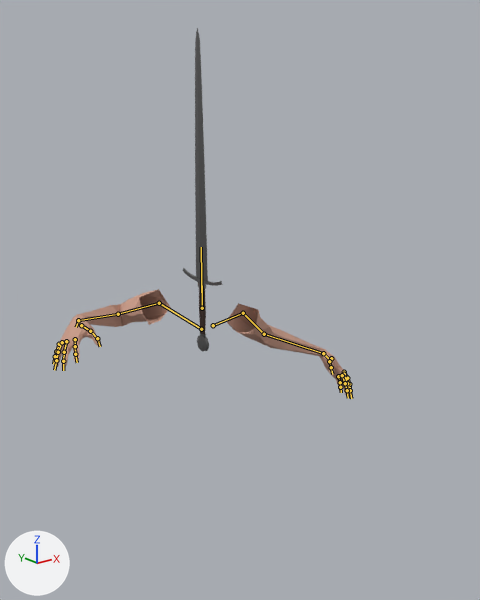
Two versions of the Blender file Soulslike/res/item/kings_sword/kings_sword.blend, one commit apart.
Rendered twice from a camera (50 mm lens) standing at (-1.172, -1.658, 0.661) and looking at (0.036, -0.148, 0.057). Lighting does not change. The marker at lower left points along +X, +Y and +Z. The bones that bend it are drawn over the model as lines.

The first picture shows 'Cylinder', 'Viewmodel'.
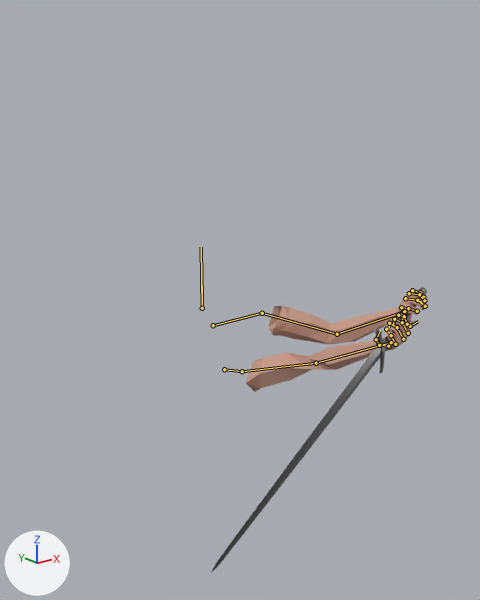
The newer file adds an action. The first version stands in its rest pose; the second is drawn at frame 5 of the action 'parry_impact'.

Changed parts and their boxes [x1, y1, x2, y2] in the pictures (480 x 600 px):
'Viewmodel', posed (40% narrower): before [53, 289, 352, 398]; after [246, 289, 426, 392]
'Cylinder', posed (429% wider, 11% shorter): before [183, 28, 223, 351]; after [211, 287, 427, 573]
bone 'index_01_l', root to tip: before (344, 372) to (347, 378); after (401, 307) to (408, 308)
bone 'index_02_l', root to tip: before (347, 378) to (349, 384); after (408, 308) to (417, 311)
bone 'middle_01_l', root to tip: before (344, 374) to (347, 383); after (405, 298) to (417, 300)
bone 'middle_02_l', root to tip: before (347, 383) to (350, 390); after (417, 300) to (425, 306)
bone 'pinky_01_l', root to tip: before (338, 376) to (340, 382); after (412, 290) to (420, 292)
bone 'ring_01_l', root to tip: before (342, 375) to (345, 383); after (409, 293) to (419, 294)
bone 'ring_02_l', root to tip: before (345, 383) to (347, 390); after (419, 294) to (424, 300)
bone 'thumb_01_l', root to tip: before (331, 358) to (329, 361); after (401, 315) to (403, 323)
bone 'thumb_02_l', root to tip: before (329, 361) to (331, 367); after (403, 323) to (410, 326)
bone 'clavicle_r', root to tip: before (201, 329) to (159, 303); after (224, 369) to (242, 371)
bone 'upperarm_r', root to tip: before (159, 303) to (118, 314); after (242, 371) to (316, 363)
bone 'lowerarm_r', root to tip: before (118, 314) to (78, 320); after (316, 363) to (391, 342)
bone 'index_01_r', root to tip: before (75, 339) to (75, 346); after (395, 344) to (391, 335)
bone 'middle_01_r', root to tip: before (66, 341) to (64, 352); after (403, 339) to (397, 327)
bone 'pinky_01_r', root to tip: before (59, 344) to (56, 351); after (407, 324) to (404, 316)
bone 'pinky_02_r', root to tip: before (56, 351) to (55, 356); after (404, 316) to (398, 315)
bone 'ring_01_r', root to tip: before (62, 342) to (58, 352); after (408, 333) to (402, 322)
bone 'ring_02_r', root to tip: before (58, 352) to (56, 360); after (402, 322) to (394, 319)
bone 'ring_03_r', root to tip: before (56, 360) to (54, 370); after (394, 319) to (393, 325)
bone 'thumb_01_r', root to tip: before (81, 325) to (90, 331); after (388, 346) to (379, 345)
bone 'thumb_02_r', root to tip: before (90, 331) to (97, 338); after (379, 345) to (376, 339)

The edits, one by one:
Bone 'index_01_l' (bone_index_01_l) moves from (0.0, 0.0, 0.0) to (0.001, 0.003, -0.001).
Bone 'index_01_l' (bone_index_01_l) turns from (0, 0, 0) to (32, 0, 0) degrees about its own x, y and z.
Bone 'index_02_l' (bone_index_02_l) turns from (0, 0, 0) to (27, 0, 0) degrees about its own x, y and z.
Bone 'middle_01_l' (bone_middle_01_l) moves from (0.0, 0.0, 0.0) to (0.001, 0.002, 0.001).
Bone 'middle_01_l' (bone_middle_01_l) turns from (0, 0, 0) to (41, 0, 0) degrees about its own x, y and z.
Bone 'middle_02_l' (bone_middle_02_l) turns from (0, 0, 0) to (21, 0, 0) degrees about its own x, y and z.
Bone 'pinky_01_l' (bone_pinky_01_l) moves from (0.0, 0.0, 0.0) to (0.0, -0.006, 0.0).
Bone 'pinky_01_l' (bone_pinky_01_l) turns from (0, 0, 0) to (49, 0, 0) degrees about its own x, y and z.
Bone 'ring_01_l' (bone_ring_01_l) moves from (0.0, 0.0, 0.0) to (0.0, 0.0, 0.001).
Bone 'ring_01_l' (bone_ring_01_l) turns from (0, 0, 0) to (44, 0, 0) degrees about its own x, y and z.
Bone 'ring_02_l' (bone_ring_02_l) turns from (0, 0, 0) to (29, 0, 0) degrees about its own x, y and z.
Bone 'thumb_01_l' (bone_thumb_01_l) turns from (0, 0, 0) to (-2, 3, -7) degrees about its own x, y and z.
Bone 'thumb_02_l' (bone_thumb_02_l) turns from (0, 0, 0) to (25, 0, 0) degrees about its own x, y and z.
Bone 'clavicle_r' (bone_clavicle_r) moves from (0.0, 0.0, 0.0) to (-0.234, -0.124, -0.127).
Bone 'upperarm_r' (bone_upperarm_r) turns from (0, 0, 0) to (66, -23, 29) degrees about its own x, y and z.
Bone 'lowerarm_r' (bone_lowerarm_r) turns from (0, 0, 0) to (97, 55, 86) degrees about its own x, y and z.
Bone 'index_01_r' (bone_index_01_r) turns from (0, 0, 0) to (51, 0, 0) degrees about its own x, y and z.
Bone 'middle_01_r' (bone_middle_01_r) moves from (0.0, 0.0, 0.0) to (0.0, -0.003, 0.0).
Bone 'middle_01_r' (bone_middle_01_r) turns from (0, 0, 0) to (56, 0, 0) degrees about its own x, y and z.
Bone 'pinky_01_r' (bone_pinky_01_r) moves from (0.0, 0.0, 0.0) to (0.0, 0.005, 0.014).
Bone 'pinky_01_r' (bone_pinky_01_r) turns from (0, 0, 0) to (41, 0, 0) degrees about its own x, y and z.
Bone 'pinky_02_r' (bone_pinky_02_r) turns from (0, 0, 0) to (22, 0, 0) degrees about its own x, y and z.
Bone 'ring_01_r' (bone_ring_01_r) moves from (0.0, 0.0, 0.0) to (0.002, 0.005, 0.001).
Bone 'ring_01_r' (bone_ring_01_r) turns from (0, 0, 0) to (60, 0, 0) degrees about its own x, y and z.
Bone 'ring_02_r' (bone_ring_02_r) turns from (0, 0, 0) to (-12, 0, 0) degrees about its own x, y and z.
Bone 'ring_03_r' (bone_ring_03_r) turns from (0, 0, 0) to (18, 0, 0) degrees about its own x, y and z.
Bone 'thumb_01_r' (bone_thumb_01_r) turns from (0, 0, 0) to (1, -11, 7) degrees about its own x, y and z.
Bone 'thumb_02_r' (bone_thumb_02_r) turns from (0, 0, 0) to (26, 0, 0) degrees about its own x, y and z.
Bone 'weapon_r' (bone_weapon_r) moves from (0.0, 0.0, 0.0) to (0.289, 0.031, 0.55).
Bone 'weapon_r' (bone_weapon_r) turns from (0, 0, 0) to (13, 74, 135) degrees about its own x, y and z.
Bone 'hand_ik_l' (bone_hand_ik_l) moves from (0.0, 0.0, 0.0) to (-0.082, -0.171, 0.554).
Bone 'hand_ik_l' (bone_hand_ik_l) turns from (0, 0, 0) to (26, -29, 33) degrees about its own x, y and z.
Bone 'hand_ik_r' (bone_hand_ik_r) moves from (0.0, 0.0, 0.0) to (0.155, -0.136, 0.313).
Bone 'hand_ik_r' (bone_hand_ik_r) turns from (0, 0, 0) to (-11, 50, -41) degrees about its own x, y and z.
